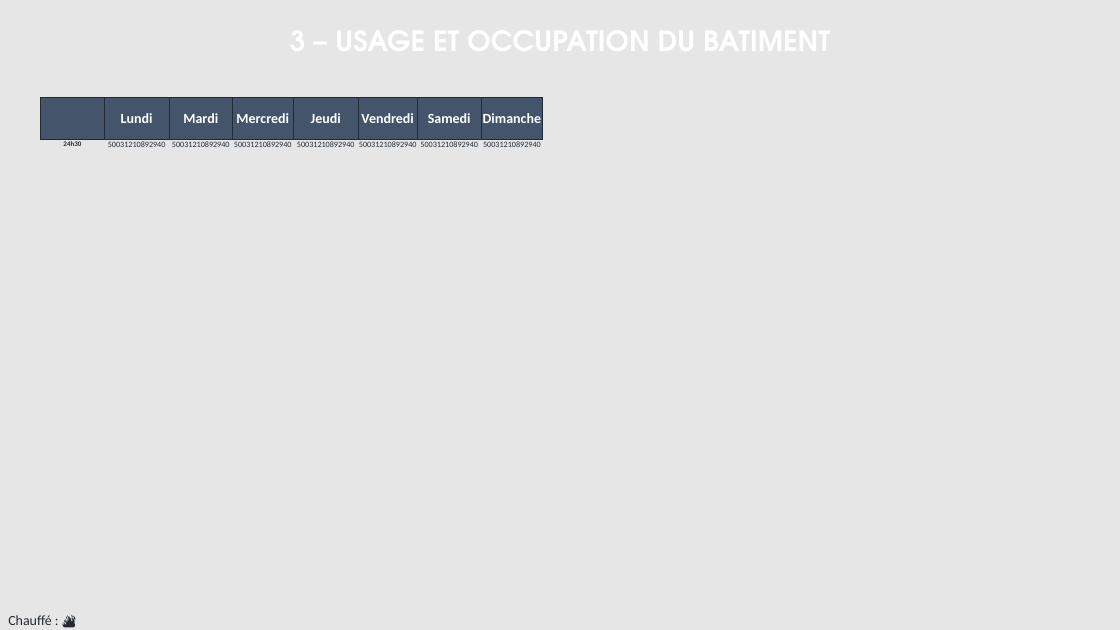
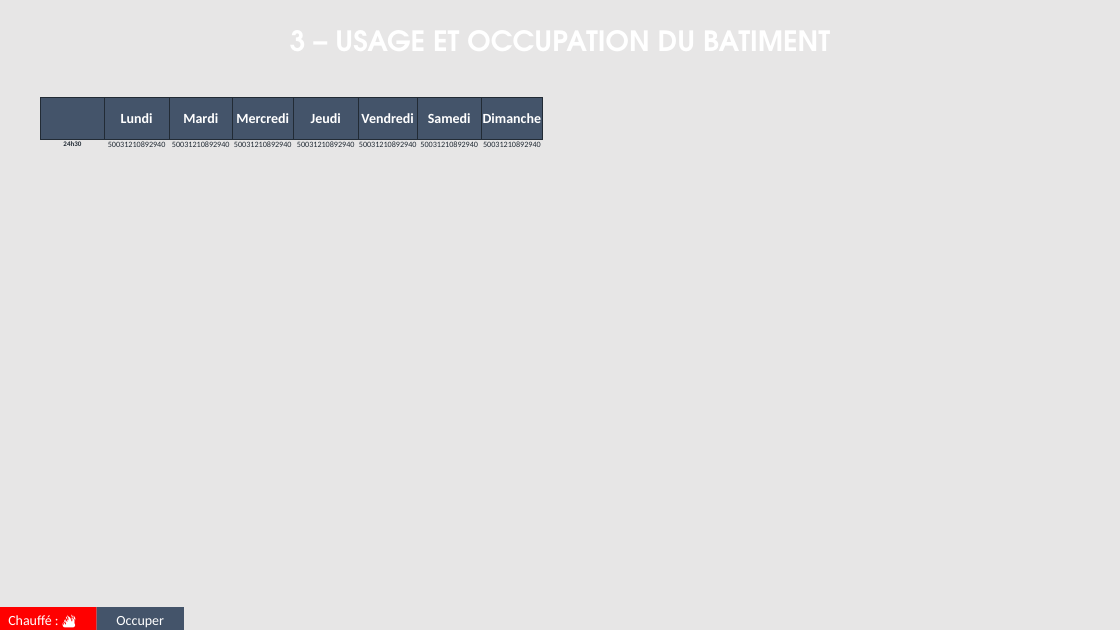
Before and after one commit to sigsieml/super-cep, a slide deck: slide 4 of app/src/main/assets/powerpointvierge.pptx. Drawn at 1120x630 pixels with LibreOffice and Linux fonts; fonts in the diff are those of the drawing; background and template pictures are left out. Boxes give left, top, right and bottom in pixels: in the first picture for what was removed or moved away, otherwise in the second. Text is boxed around its words. In the diff, an @@ line names an element or a change of style, - is before the commit and + after.

Commit message:
légende chauffer occuper #47

```diff
--- a/app/src/main/assets/powerpointvierge.pptx
+++ b/app/src/main/assets/powerpointvierge.pptx
@@ rectangle "Chauffé : 🔥": place and size @@
-rectangle "Chauffé : 🔥" at [8,615,52,625]
+rectangle "Chauffé : 🔥" at [0,607,97,630]
@@ rectangle "Chauffé : 🔥" at [0,607,97,630]: text colour #222B35 to #FFFFFF; fill none to #FF0000 @@
@@ rectangle added at [97,607,184,630], fill #44546A, 12 pt, text #FFFFFF @@
+Occuper
```
Also in this commit, not shown: 1 other file.
